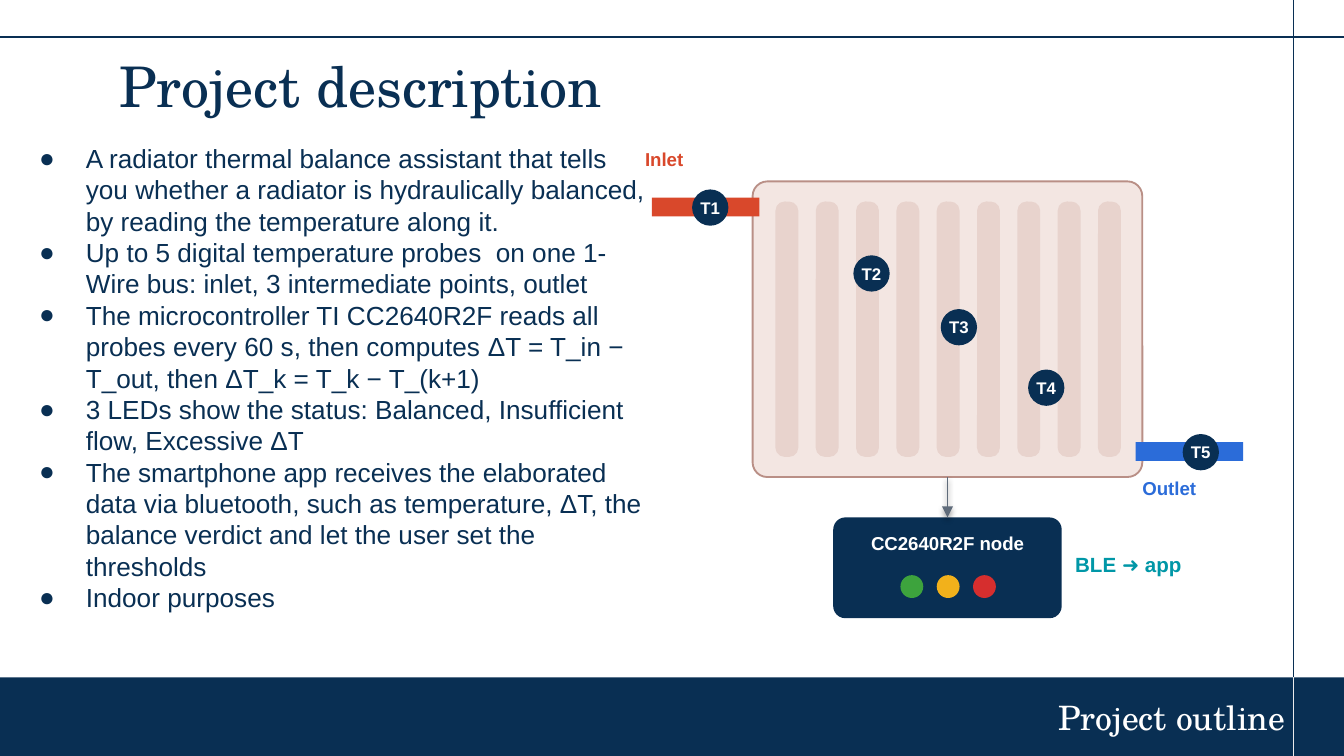
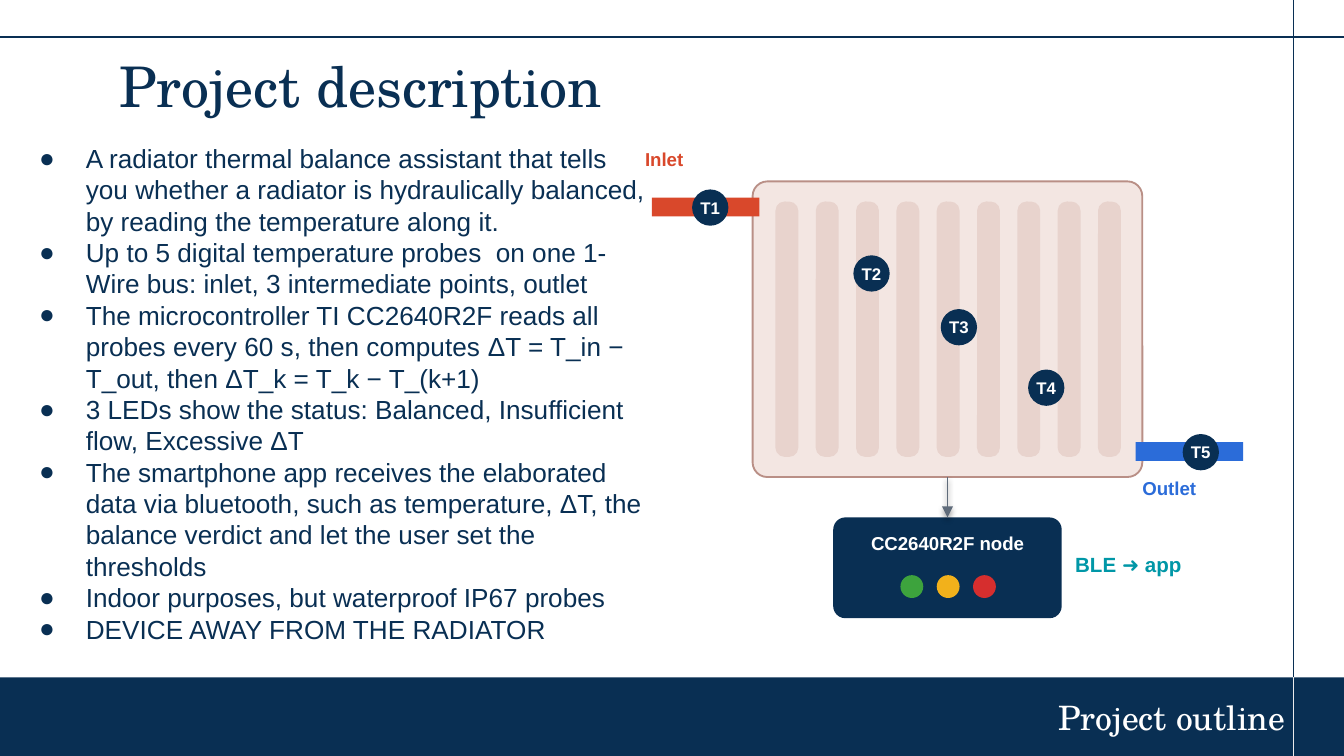
Before and after one commit to garcianeilangelo-crypto/ESE_RADIATOR, a slide deck: slide 2 of Radiator_Balance .pptx. Drawn at 1344x756 pixels with LibreOffice and Linux fonts; fonts in the diff are those of the drawing; background and template pictures are left out. Boxes give left, top, right and bottom in pixels: in the first picture for what was removed or moved away, otherwise in the second. Text is boxed around its words. In the diff, an @@ line names an element or a change of style, - is before the commit and + after.

```diff
--- a/Radiator_Balance .pptx
+++ b/Radiator_Balance .pptx
@@ text at bbox=[86, 588, 605, 640]: text changed @@
-● Indoor purposes
+● Indoor purposes, but waterproof IP67 probes
+● DEVICE AWAY FROM THE RADIATOR
```
Also in this commit, not shown: 6 other slides changed, 1 slide added, 8 other files.
